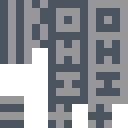
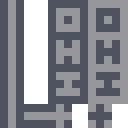
Two versions of the same layered image (128 × 128). Layer-by-layer changes:
painted on "All" over left=0, top=0, right=48, bottom=128
